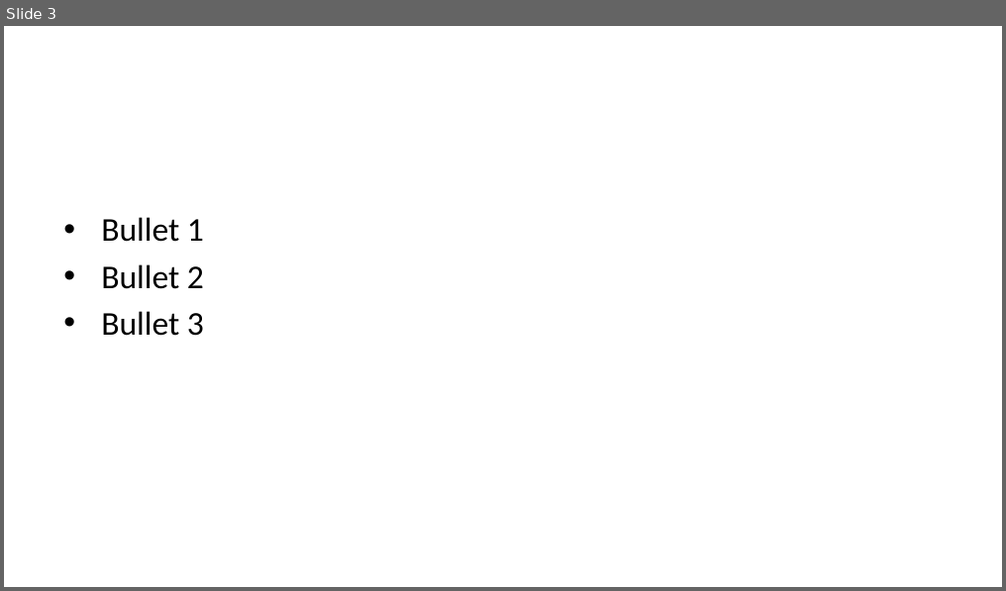
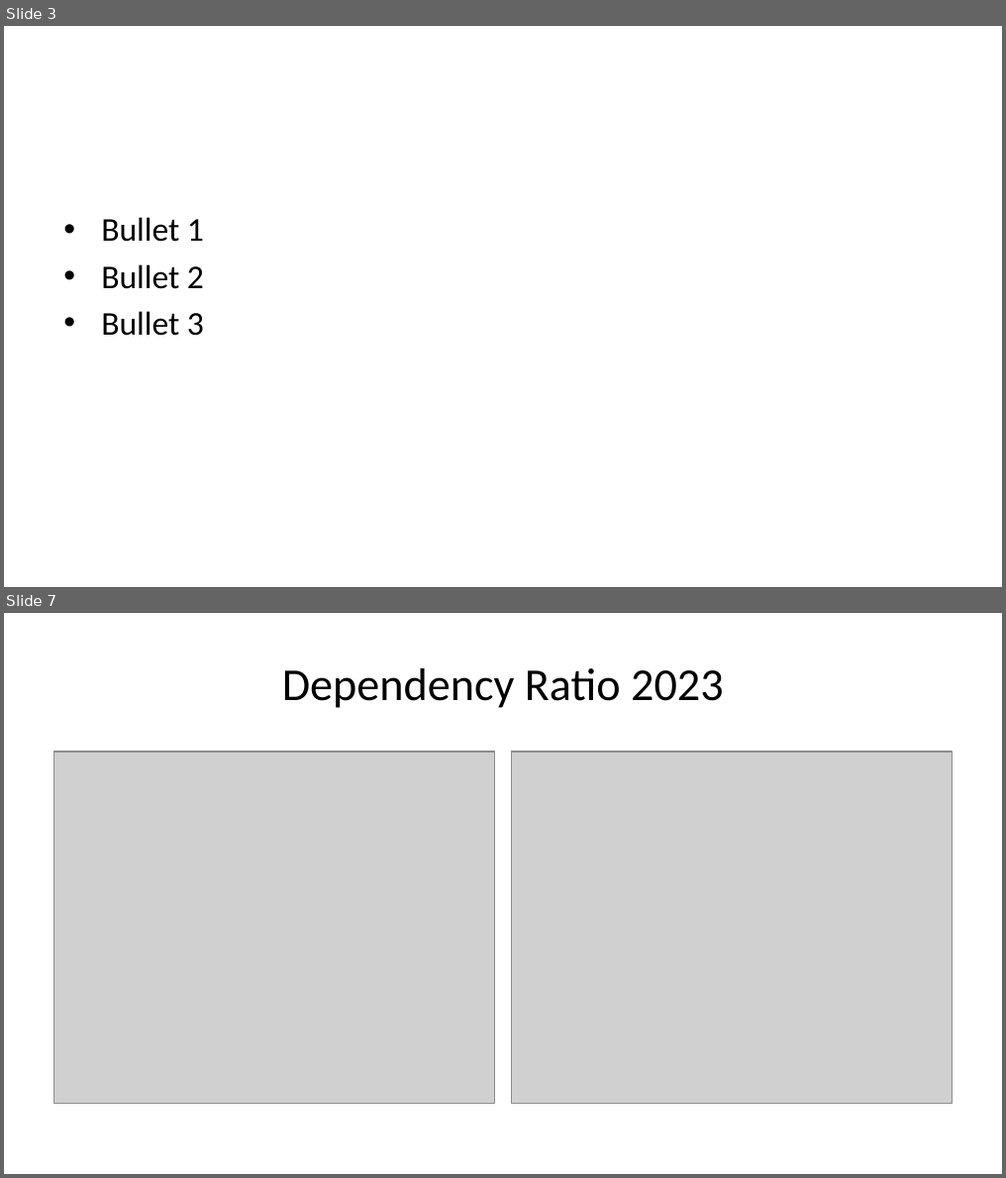
Before and after one commit to LeightonWu/demo_video, a slide deck: presentation.pptx. Shown one above the other, each under a label of ours: slide 3 before the commit, slides 3 and 7 after it; the slides between them are not shown. The pictures are 1006x591 and 1006x1178 pixels, drawn with LibreOffice and Linux fonts; fonts in the diff are those of the drawing; grey boxes stand for pictures. Boxes give left, top, right and bottom in pixels: in the first picture for what was removed or moved away, otherwise in the second. Text is boxed around its words. In the diff, an @@ line names an element or a change of style, - is before the commit and + after.

```diff
--- a/presentation.pptx
+++ b/presentation.pptx
@@ slide 7 added at (4, 613, 1002, 1174), background #FFFFFF @@
@@ title added at (282, 668, 723, 708), 33 pt, text #000000 @@
+Dependency Ratio 2023
@@ picture added at (54, 752, 495, 1104) @@
@@ picture added at (511, 752, 952, 1104) @@
```
Also in this commit, not shown: 1 slide changed, 5 other slides added, 2 other files.
